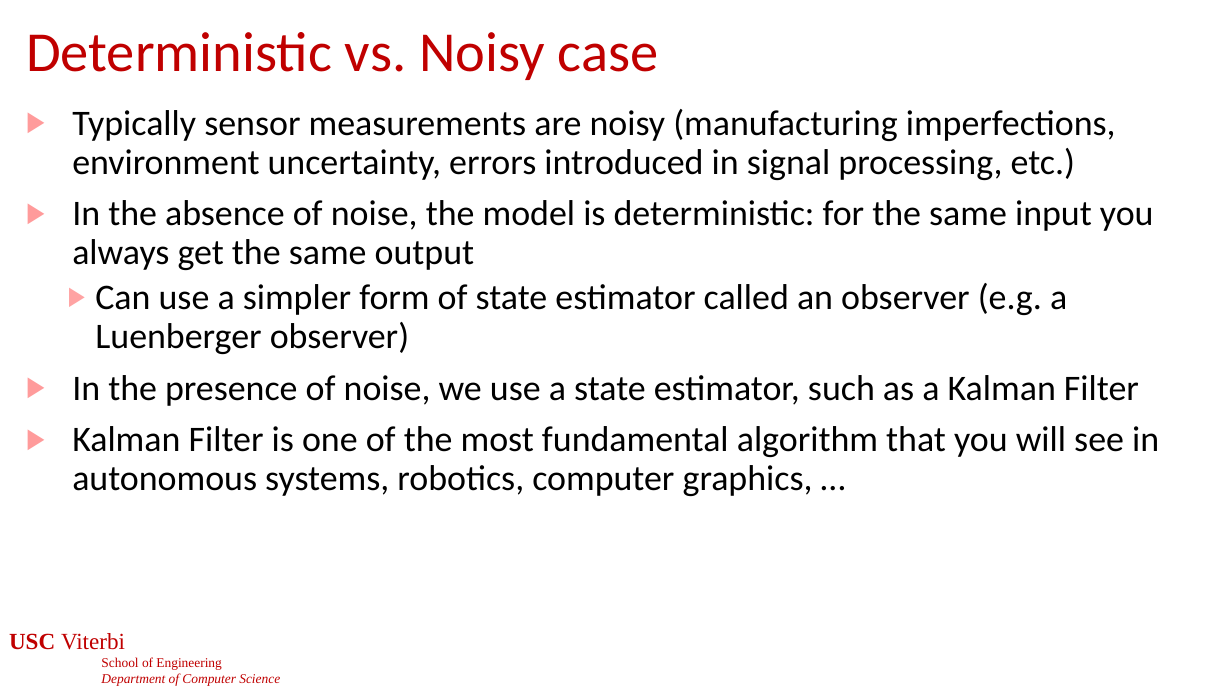
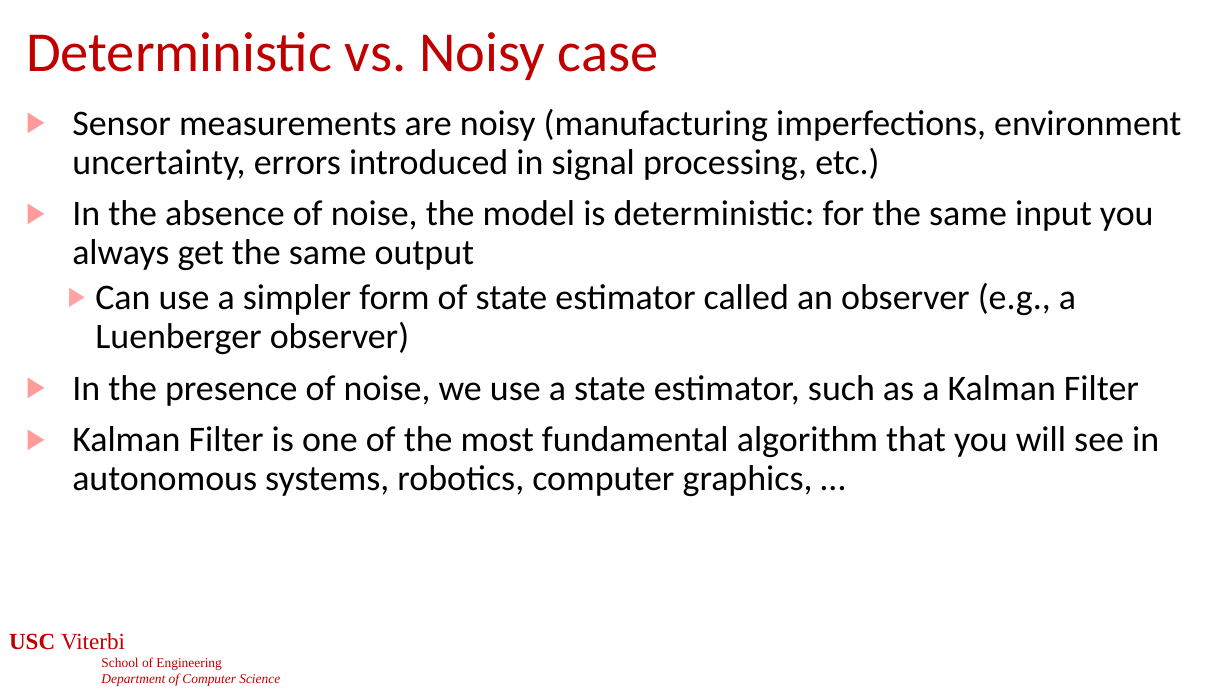
Before and after one commit to jdeshmukh/jdeshmukh.github.io, a slide deck: slide 54 of teaching/cs513slides/lecture5-Control.pptx. Drawn at 1232x693 pixels with LibreOffice and Linux fonts; fonts in the diff are those of the drawing; background and template pictures are left out. Boxes give left, top, right and bottom in pixels: in the first picture for what was removed or moved away, otherwise in the second. Text is boxed around its words. In the diff, an @@ line names an element or a change of style, - is before the commit and + after.

Commit message:
stuff

```diff
--- a/teaching/cs513slides/lecture5-Control.pptx
+++ b/teaching/cs513slides/lecture5-Control.pptx
@@ text at (x1=72, y1=109, x2=1181, y2=180): text changed @@
-▶ Typically sensor measurements are noisy (manufacturing imperfections, environment uncertainty, errors introduced in signal processing, etc.)
+▶ Sensor measurements are noisy (manufacturing imperfections, environment uncertainty, errors introduced in signal processing, etc.)
@@ text at (x1=95, y1=283, x2=1076, y2=354): text changed @@
-  ▶ Can use a simpler form of state estimator called an observer (e.g. a Luenberger observer)
+  ▶ Can use a simpler form of state estimator called an observer (e.g., a Luenberger observer)
```
